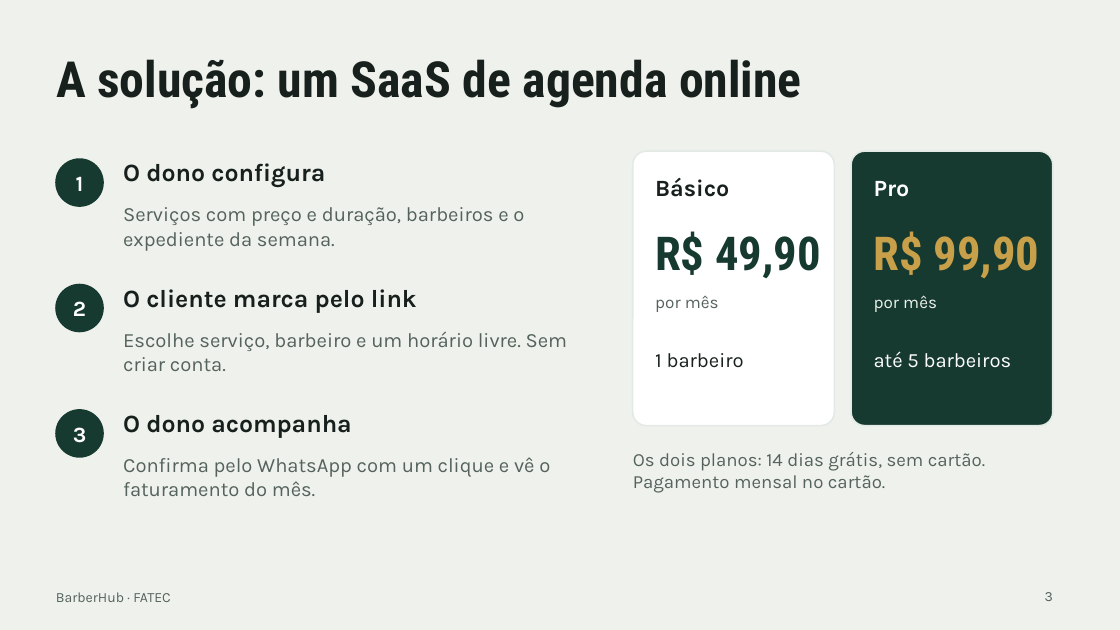
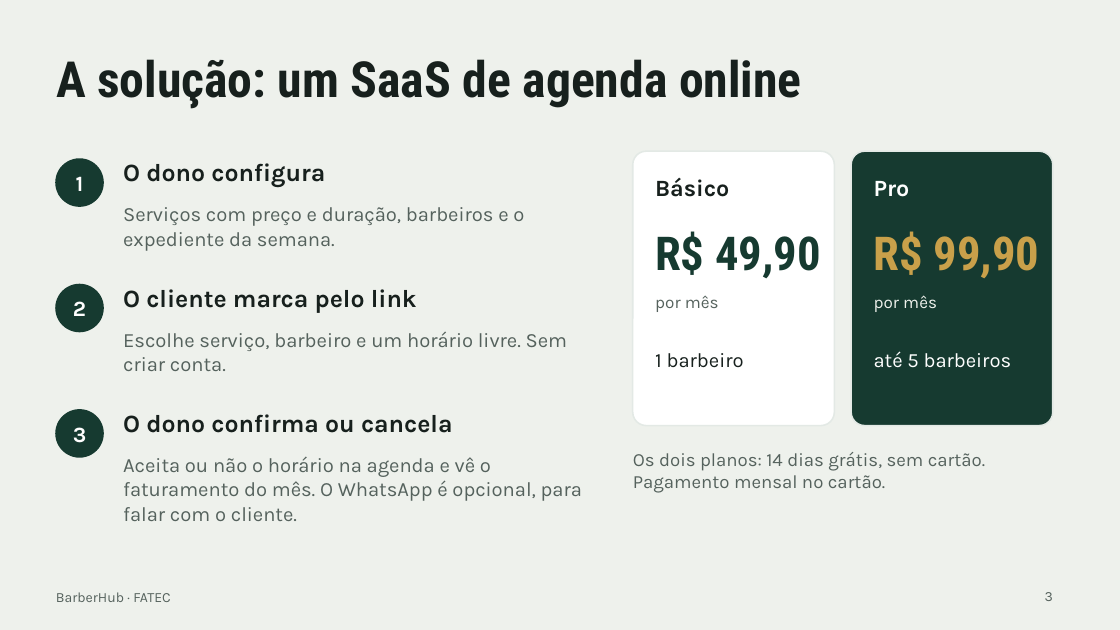
Before and after one commit to joao-hideki/barberhub, a slide deck: slide 3 of docs/BarberHub-Apresentacao.pptx. Drawn at 1120x630 pixels with LibreOffice and Linux fonts; fonts in the diff are those of the drawing. Boxes give left, top, right and bottom in pixels: in the first picture for what was removed or moved away, otherwise in the second. Text is boxed around its words. In the diff, an @@ line names an element or a change of style, - is before the commit and + after.

```diff
--- a/docs/BarberHub-Apresentacao.pptx
+++ b/docs/BarberHub-Apresentacao.pptx
@@ text at (123,414,452,433): text changed @@
-O dono acompanha
+O dono confirma ou cancela
@@ text at (123,457,582,521): text changed @@
-Confirma pelo WhatsApp com um clique e vê o faturamento do mês.
+Aceita ou não o horário na agenda e vê o faturamento do mês. O WhatsApp é opcional, para falar com o cliente.
```
Also in this commit, not shown: 4 other slides changed, 1 other file.
